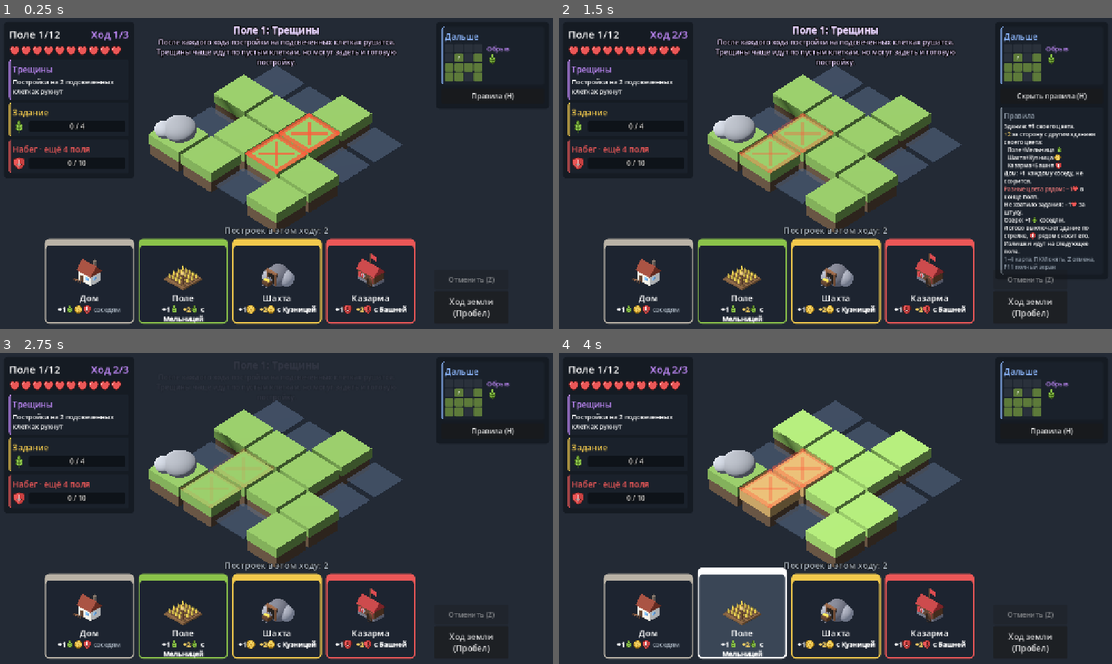
Above: before the commit, frames 1-4 (two rows, left to right).
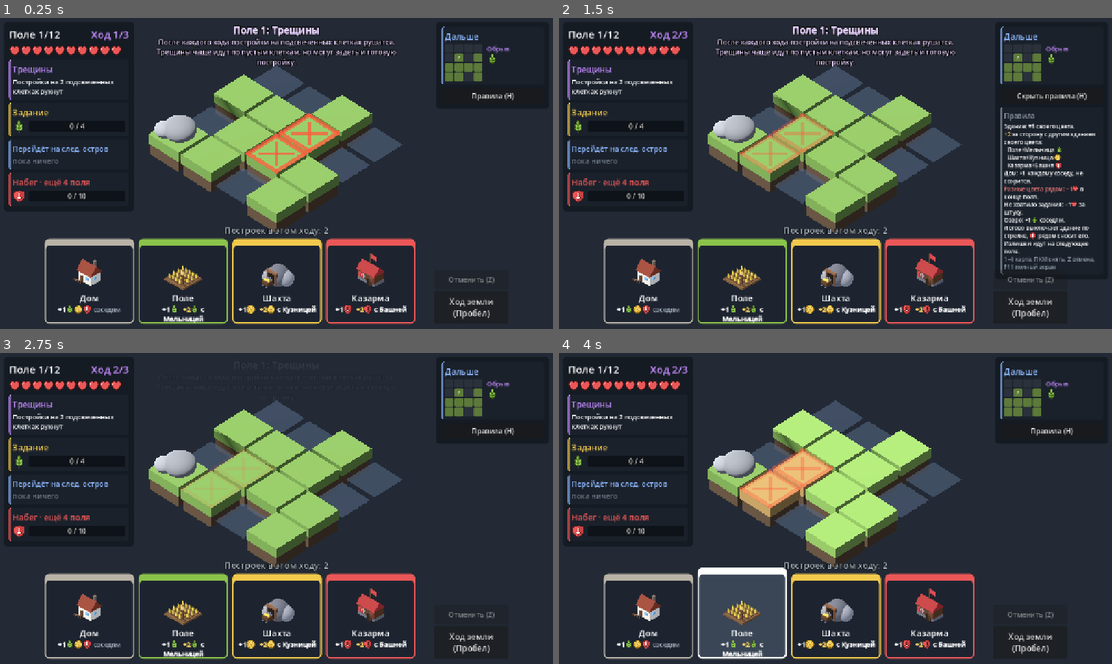
Above: after the commit, the same moments.

Repository: Klenart064/TinyBuilder
Game: Godot game, scene res://scenes/land.tscn
Same seed, same stepped clock (60 frames per second), same inputs: the game is played once before the commit and once after it.
Inputs (mouse positions are in pixels of both pictures, inside the frame that each line leads up to):
- Up to frame 1 (0.25 s): no input
- Up to frame 2 (1.5 s): click "Ход земли (Пробел)" at 0.5 s; click "Правила (H)" at 1.25 s
- Up to frame 3 (2.75 s): click "Скрыть правила (H)" at 2 s
- Up to frame 4 (4 s): click (647, 617) at 2.77 s; click (741, 617) at 3.52 s

The runs differ from the first frame. In frame 1, 1.3% of the frame differs, in the area x 1-23%, y 39-61%; in frame 2, 1.3%; in frame 3, 1.3%; in frame 4, 1.3%.

Commit message:
Забрать остров досрочно, видно перенос на следующий остров, логово не выключает военных
- Кнопка «Забрать остров» (Enter), когда задание выполнено: земля больше не ходит.
- Слева: сколько закрывает запас и что перейдёт на следующий остров.
- Логово не выключает Казарму и Башню.

Co-Authored-By: Claude Opus 5.5 <noreply@anthropic.com>
Claude-Session: https://claude.ai/code/session_01GWFi4cmEzcqoLhgq4Ji4Ad

Diff:
--- a/data/land/run.json
+++ b/data/land/run.json
@@ -24,7 +24,7 @@
     { "id": "destroy",  "weight": 2, "from_field": 1, "name": "Трещины",           "desc": "После каждого хода постройки на подсвеченных клетках рушатся. Трещины чаще идут по пустым клеткам, но могут задеть и готовую постройку.", "cells": 2, "hit_built": 0.35 },
     { "id": "growth",   "weight": 2, "from_field": 1, "name": "Растущая земля",    "desc": "После каждого хода к полю прирастает новая клетка (видно где)." },
     { "id": "collapse", "weight": 2, "from_field": 2, "name": "Обрыв",             "desc": "После каждого хода подсвеченная клетка на краю обрушивается вместе с постройкой.", "min_cells": 6 },
-    { "id": "lair",     "weight": 2, "from_field": 3, "name" …(106 unchanged characters)…  одно здание, на которое смотрит стрелка. Поставьте рядом здание силы (Казарму или Башню) — Логово будет снесено." }
+    { "id": "lair",     "weight": 2, "from_field": 3, "name" …(106 unchanged characters)…  одно здание, на которое смотрит стрелка (кроме Казармы и Башни). Поставьте рядом здание силы (Казарму или Башню) — Логово будет снесено." }
   ],
 
   "_tasks_help": "Задание поля: сколько ресурсов нужно произвести на этом поле (излишки прошлого поля помогают). Каждая недостающая единица = -1 жизнь. Шаблон выбирается по номеру поля; числа раздаются случайным ресурсам.",
--- a/scripts/land/land_events.gd
+++ b/scripts/land/land_events.gd
@@ -84,7 +84,7 @@
 					var j := LandField.step(t, d)
 					if j >= 0 and field.exists[j]:
 						any.append(d)
-						if data.is_building(field.content[j]):
+						if data.is_building(field.content[j]) and data.color_of(field.content[j]) != "force":
 							dirs.append(d)
 				if dirs.is_empty():
 					dirs = any
--- a/scripts/land/land_field.gd
+++ b/scripts/land/land_field.gd
@@ -132,12 +132,13 @@
 
 
 ## Клетки, выключенные логовами: логово выключает одного соседа, на которого смотрит.
+## Военные здания (цвет force) логово не выключает.
 func disabled_cells(data) -> Array:
 	var out := []
 	for i in N:
 		if exists[i] and data.kind(content[i]) == "threat":
 			var j := step(i, facing[i])
-			if j >= 0 and exists[j] and data.is_building(content[j]) and not (j in out):
+			if j >= 0 and exists[j] and data.is_building(content[j]) and data.color_of(content[j]) != "force" and not (j in out):
 				out.append(j)
 	return out
 
--- a/scripts/land/land_run.gd
+++ b/scripts/land/land_run.gd
@@ -157,6 +157,36 @@
 	return out
 
 
+## Выполнено ли задание прямо сейчас (с учётом запаса).
+func task_done(sc: Dictionary = {}) -> bool:
+	var prog := task_progress(sc)
+	for r in prog:
+		if prog[r]["have"] < prog[r]["need"]:
+			return false
+	return true
+
+
+## Забрать остров досрочно: задание выполнено, оставшиеся ходы земли не наступают.
+func finish_early() -> Dictionary:
+	if game_over or not task_done():
+		return {}
+	_history.clear()
+	return {"land": {}, "field_done": true, "early": true, "result": _finish_field()}
+
+
+## Что перейдёт на следующий остров, если закончить сейчас: {res: n}
+func carry_preview(sc: Dictionary = {}) -> Dictionary:
+	if sc.is_empty():
+		sc = score()
+	var out: Dictionary = data.zero_res()
+	for r in data.resources:
+		var p := int(sc["total"].get(r, 0))
+		var need := int(task.get(r, 0))
+		var still := need - mini(int(carry.get(r, 0)), need)
+		out[r] = maxi(0, p - still)
+	return out
+
+
 ## Сколько поле закроет задание прямо сейчас: {res: {"have", "need", "carry", "prod"}}
 func task_progress(sc: Dictionary = {}) -> Dictionary:
 	if sc.is_empty():
--- a/scripts/view/land_main.gd
+++ b/scripts/view/land_main.gd
@@ -50,6 +50,7 @@
 var hand_box: HBoxContainer
 var undo_btn: Button
 var end_btn: Button
+var claim_btn: Button
 var overlay: Control
 var overlay_text: RichTextLabel
 var overlay_buttons: HBoxContainer
@@ -837,6 +838,22 @@
 	end_btn.focus_mode = Control.FOCUS_NONE
 	end_btn.pressed.connect(_on_end_turn)
 	buttons.add_child(end_btn)
+	claim_btn = Button.new()
+	claim_btn.text = "Забрать остров\n(Enter)"
+	claim_btn.custom_minimum_size = Vector2(170, 70)
+	claim_btn.add_theme_font_size_override("font_size", 18)
+	claim_btn.focus_mode = Control.FOCUS_NONE
+	var cb := StyleBoxFlat.new()
+	cb.bg_color = Color("#2f6b45")
+	cb.set_corner_radius_all(6)
+	claim_btn.add_theme_stylebox_override("normal", cb)
+	var cbh := cb.duplicate()
+	cbh.bg_color = Color("#3d8a5a")
+	claim_btn.add_theme_stylebox_override("hover", cbh)
+	claim_btn.tooltip_text = "Задание выполнено: закончить остров сейчас, земля больше не ходит"
+	claim_btn.pressed.connect(_on_claim)
+	buttons.add_child(claim_btn)
+	buttons.move_child(claim_btn, 0)
 
 	overlay = ColorRect.new()
 	overlay.color = Color(0, 0, 0, 0.6)
@@ -1044,6 +1061,8 @@
 	var last: bool = run.turn >= int(data.run["turns_per_field"])
 	end_btn.text = "%s\n(Пробел)" % ("Ход земли и итог" if last else "Ход земли")
 	end_btn.disabled = busy or run.game_over
+	claim_btn.visible = not run.game_over and run.task_done()
+	claim_btn.disabled = busy
 
 
 func _refresh_info() -> void:
@@ -1089,7 +1108,20 @@
 			all_ok = false
 	var tb := _section(info_box, "Задание", Color("#6fcf97") if all_ok else Color("#f2c94c"), 19)
 	for r in prog:
-		tb.add_child(_progress_row(r, prog[r]["have"], prog[r]["need"]))
+		tb.add_child(_progress_row(r, prog[r]["have"], prog[r]["need"], ("  (запас %d)" % prog[r]["carry"]) if prog[r]["carry"] > 0 else ""))
+	if all_ok:
+		tb.add_child(_rich_line("[color=#6fcf97]Выполнено! Можно забрать остров (Enter)[/color]", 14))
+
+	# Запас: что перейдёт на следующий остров, если закончить сейчас
+	var cp: Dictionary = run.carry_preview(sc)
+	var cs := ""
+	for r in data.resources:
+		if int(cp[r]) > 0:
+			cs += "[b]+%d[/b]%s  " % [int(cp[r]), _img(r, 22)]
+	var kb := _section(info_box, "Перейдёт на след. остров", Color("#8ab4f8"), 17)
+	kb.get_parent().tooltip_text = "Лишнее сверх задания переходит на следующий остров (только на один) и засчитывается в его задание."
+	kb.get_parent().mouse_filter = Control.MOUSE_FILTER_PASS
+	kb.add_child(_rich_line(cs if cs != "" else "[color=#6b7683]пока ничего[/color]", 17))
 
 	# Глобальная угроза
 	var g: Dictionary = run.global_threat()
@@ -1351,8 +1383,11 @@
 				_on_undo()
 			KEY_H:
 				_toggle_rules()
-			KEY_SPACE, KEY_ENTER:
+			KEY_SPACE:
 				_on_end_turn()
+			KEY_ENTER, KEY_KP_ENTER:
+				if not event.alt_pressed:
+					_on_claim()
 
 
 func _try_place(cell: int) -> void:
@@ -1425,6 +1460,17 @@
 	_full_refresh()
 	if r.get("field_done", false):
 		_show_field_result(r["result"])
+
+
+func _on_claim() -> void:
+	if busy or overlay.visible or run.game_over or not run.task_done():
+		return
+	selected = -1
+	var r: Dictionary = run.finish_early()
+	if r.is_empty():
+		return
+	_full_refresh()
+	_show_field_result(r["result"])
 
 
 func _show_field_result(res: Dictionary) -> void:
--- a/tests/land_screenshot.gd
+++ b/tests/land_screenshot.gd
@@ -70,11 +70,17 @@
 	_save("land_rules.png")
 	main._toggle_rules()
 	r.hand = ["field", "mill", "mine", "barracks"]
+	r.carry = {"food": 2, "gold": 0, "force": 3}
 	main.selected = -1
 	main.hover = -1
 	main._full_refresh()
 	await _frames(8)
 	_save("land_cards2.png")
+	for res in r.task:
+		r.carry[res] = int(r.task[res])
+	main._full_refresh()
+	await _frames(5)
+	_save("land_claim.png")
 	main._new_run(4)
 	main.toast.visible = false
 	# Ход земли с анимацией и итог поля
--- a/tests/land_simulate.gd
+++ b/tests/land_simulate.gd
@@ -29,7 +29,11 @@
 			while not run.game_over:
 				LandBot.play_turn(run, smart)
 				var ev: String = run.event_type
-				var r: Dictionary = run.end_turn()
+				var r: Dictionary
+				if smart and run.task_done() and run.event_type != "growth":
+					r = run.finish_early()
+				else:
+					r = run.end_turn()
 				if not r.get("field_done", false):
 					continue
 				var res: Dictionary = r["result"]
--- a/tests/land_tests.gd
+++ b/tests/land_tests.gd
@@ -23,6 +23,7 @@
 	test_generation()
 	test_run_flow()
 	test_undo()
+	test_finish_early()
 	print("\n%s" % ("ВСЕ ТЕСТЫ ПРОШЛИ" if failures == 0 else "ПРОВАЛЕНО: %d" % failures))
 	quit(1 if failures > 0 else 0)
 
@@ -83,6 +84,9 @@
 	sc = f.score(data)
 	_check(5 in sc["disabled"] and sc["disabled"].size() == 1, "Логово выключает соседа по стрелке")
 	_check(sc["total"]["food"] == 1, "выключенное здание ничего не даёт и пары нет")
+	f.content[5] = "tower"
+	_check(not (5 in f.score(data)["disabled"]), "Логово не выключает военные здания")
+	f.content[5] = "mill"
 	var run := LandRun.new()
 	run.start(data, 1)
 	run.field = f
@@ -165,6 +169,20 @@
 	_check(run2.game_over, "забег ботом доходит до конца (поле %d, жизни %d)" % [run2.field_index, run2.lives])
 
 
+func test_finish_early() -> void:
+	var run := LandRun.new()
+	run.start(data, 9)
+	_check(run.finish_early().is_empty(), "без выполненного задания досрочно не закончить")
+	var f = run.field
+	for i in f.N:
+		if f.is_free(i):
+			f.content[i] = "house"
+	for r in run.task:
+		run.carry[r] = 99
+	var r2: Dictionary = run.finish_early()
+	_check(r2.get("field_done", false) and r2["result"]["missing"] == 0, "задание выполнено — остров можно забрать досрочно")
+
+
 func test_undo() -> void:
 	var run := LandRun.new()
 	run.start(data, 3)
